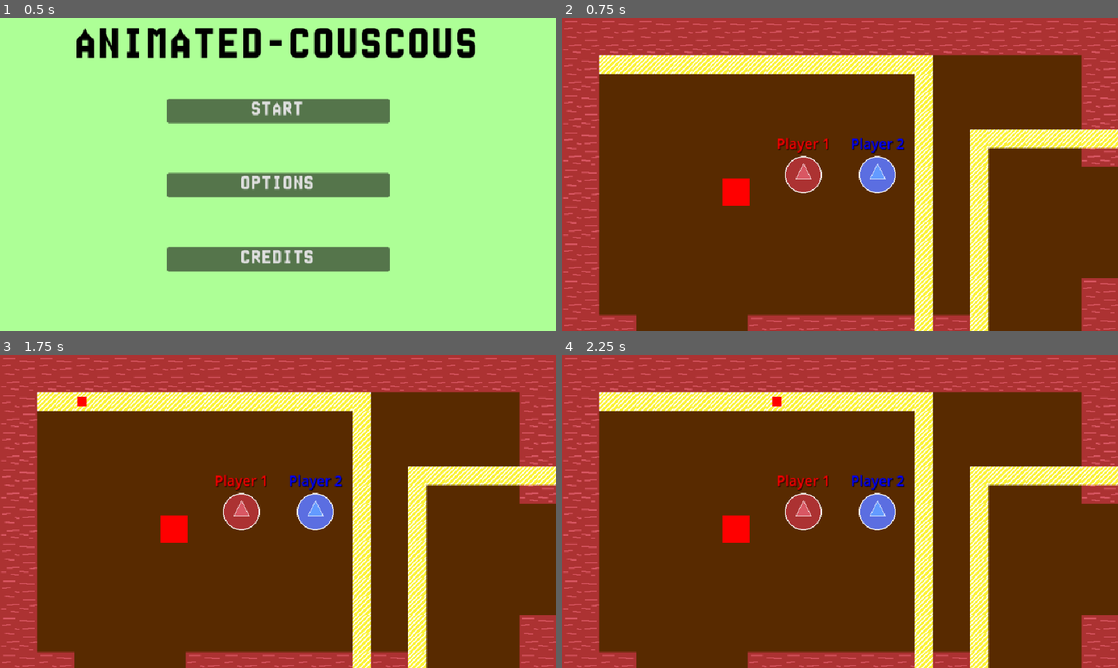
Above: before the commit, frames 1-4 (two rows, left to right).
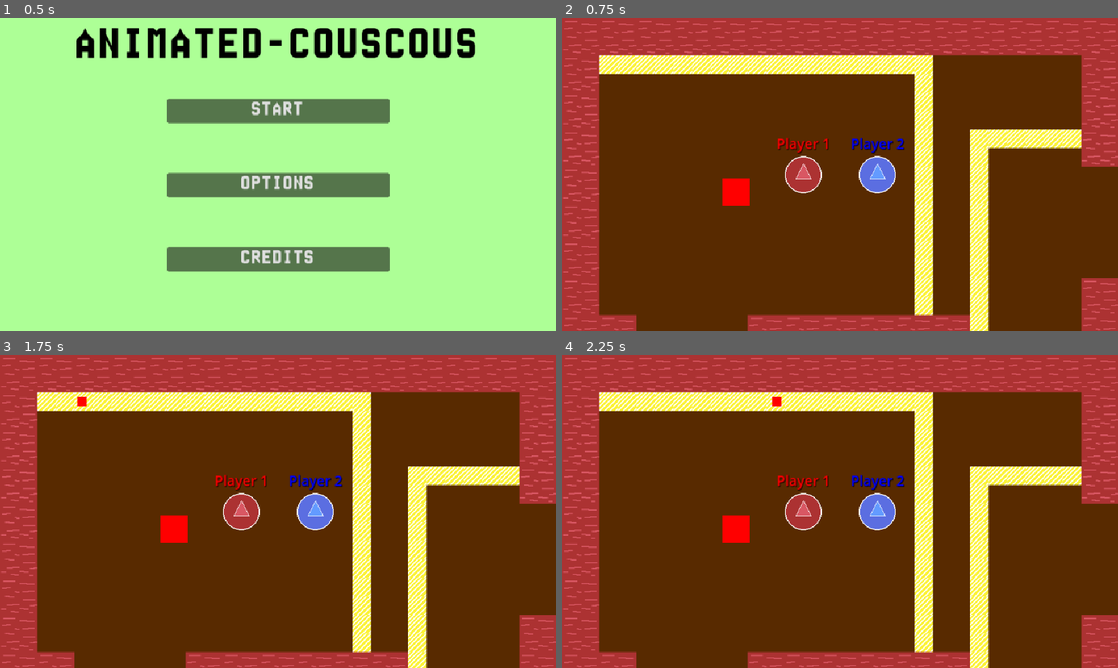
Above: after the commit, the same moments.

Repository: S2009-dev/animated-couscous
Game: Godot game, scene res://objects/menus/main_menu.tscn
The game is run twice, just before and just after one commit, with the same random seed, the same clock (stepped at 60 frames per second) and the same inputs. The engine's default icon, where the game draws it, is replaced by a stand-in: a white triangle on a blue panel in a dark square.
Inputs:
- Up to frame 1 (0.5 s): no input
- Up to frame 2 (0.75 s): click "START" at 0.5 s
- Up to frame 3 (1.75 s): tap Enter at 1.25 s
- Up to frame 4 (2.25 s): tap Space at 2 s

Frame 1 is identical in both runs. In frame 2, 0.6% of the frame differs, in the area x 63-100%, y 35-100%; in frame 3, 0.6%; in frame 4, 0.6%.

Commit message:
feat(experience): :sparkles: add camera bounds

Diff:
--- a/objects/scenes/environment.tscn
+++ b/objects/scenes/environment.tscn
@@ -27,11 +27,11 @@
 grow_vertical = 2
 color = Color(0.345098, 0.164706, 0, 1)
 
+[node name="Conveyor" parent="." instance=ExtResource("1_m5002")]
+
 [node name="Walls" type="TileMapLayer" parent="."]
 tile_map_data = PackedByteArray("AAAAAAAAAAAAAAAAAAABAAAAAAAAAAAAAAACAAAAAAAAAAAAAAADAAAAAAAAAAAAAAAEAAAAAAAAAAAAAAAFAA …(1920 unchanged characters)…
 tile_set = SubResource("TileSet_e05d4")
-
-[node name="Conveyor" parent="." instance=ExtResource("1_m5002")]
 
 [node name="Bin" parent="." instance=ExtResource("2_1887j")]
 position = Vector2(300, 300)
--- a/objects/scenes/world.tscn
+++ b/objects/scenes/world.tscn
@@ -30,7 +30,7 @@
 grow_horizontal = 2
 grow_vertical = 2
 script = ExtResource("3_odjkc")
-max_separation = 540.0
+max_separation = 384.0
 
 [node name="ViewportContainer1" type="SubViewportContainer" parent="Cameras"]
 layout_mode = 0
@@ -45,6 +45,10 @@
 render_target_update_mode = 4
 
 [node name="Camera1" type="Camera2D" parent="Cameras/ViewportContainer1/Viewport1"]
+limit_left = 0
+limit_top = 0
+limit_right = 1920
+limit_bottom = 1080
 
 [node name="Environment" parent="Cameras/ViewportContainer1/Viewport1" instance=ExtResource("4_oll44")]
 
@@ -64,6 +68,11 @@
 render_target_update_mode = 4
 
 [node name="Camera2" type="Camera2D" parent="Cameras/ViewportContainer2/Viewport2"]
+position = Vector2(6, 2)
+limit_left = 0
+limit_top = 0
+limit_right = 1920
+limit_bottom = 1080
 
 [node name="View" type="TextureRect" parent="Cameras"]
 material = SubResource("ShaderMaterial_oll44")
